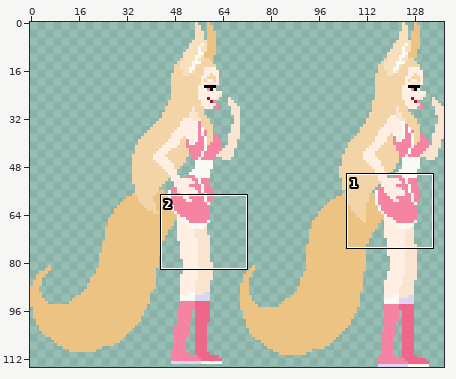
File history of a sprite sheet, assets/sprites/Fallacia.png. Above, an overview of the earlier version with the close-up marked.
Close-up. Before the edit:
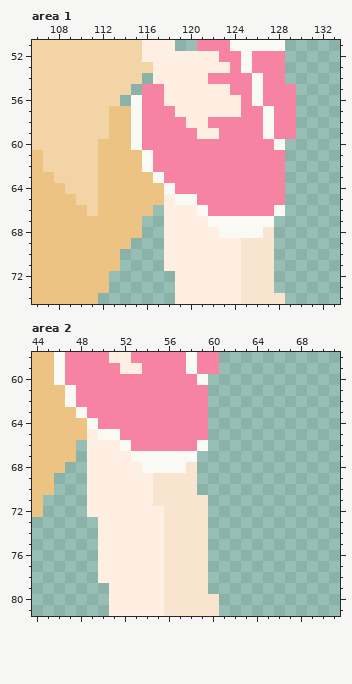
The file is 138x115 pixels. Shown: area 1: x 106..133, y 51..74; area 2: x 44..71, y 58..81.
After the commit:
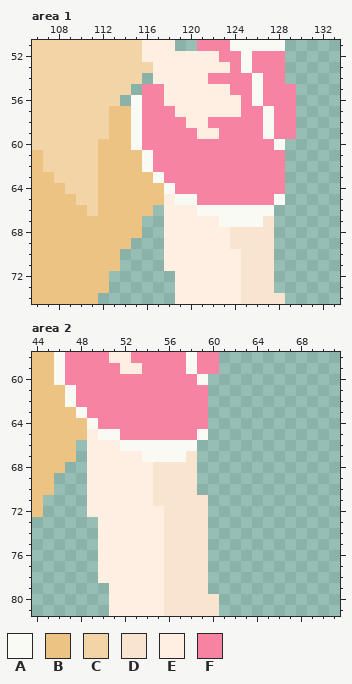
Palette (. is transparent): A #f9faf4  B #ecc383  C #f2d4a6  D #f9e5cf  E #ffefe3  F #f583a1
What changed:
--- area 1
@@ x 120..130 @@
 64 FFFFFFFFF..
-65 AFFFFFFFF..
-66 EAFFFFFFA..
-67 EEAAAAAA...
-68 EEEAAAAD...
-69 EEEEEDDD...
+65 AFFFFFFFA..
+66 EAAAAAAA...
+67 EEEAAAAD...
+68 EEEEDDDD...
+69 EEEEDDDD...
 70 EEEEEDDD...
--- area 2
@@ x 51..61 @@
 64 FFFFFFFFF..
-65 AFFFFFFFF..
-66 EAFFFFFFA..
-67 EEAAAAAA...
-68 EEEAAAAD...
+65 AFFFFFFFA..
+66 EAAAAAAA...
+67 EEEAAAAD...
+68 EEEEDDDD...
 69 EEEEDDDD...
Boxes around the changes in both close-ups, in picture pixels (x1, y1, x2, y2):
changed: (208, 194, 285, 249)
changed: (131, 429, 208, 473)
